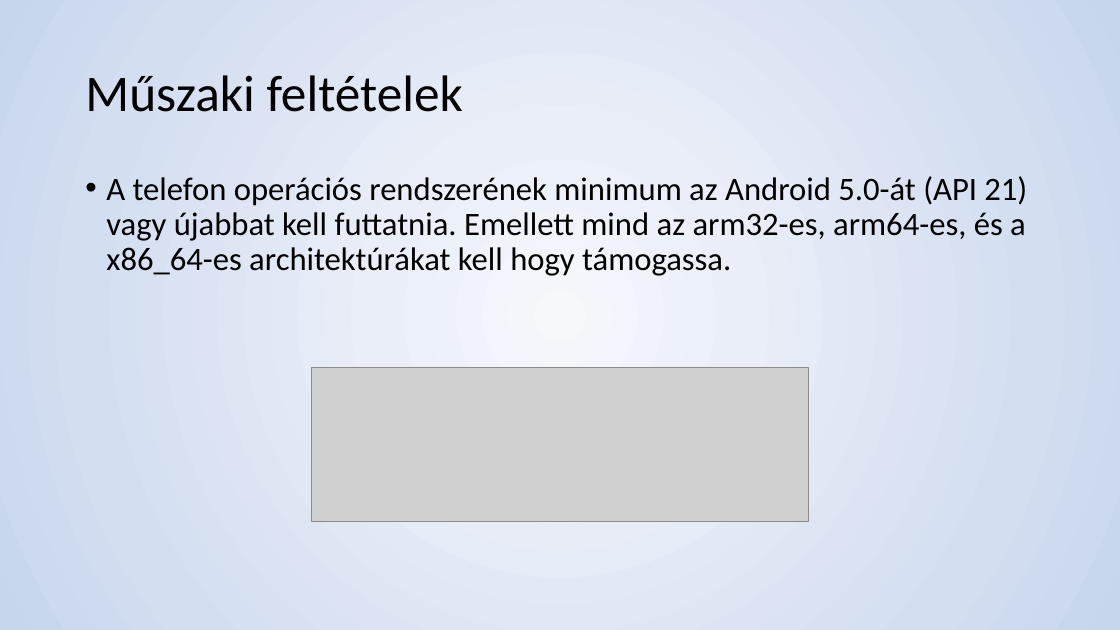
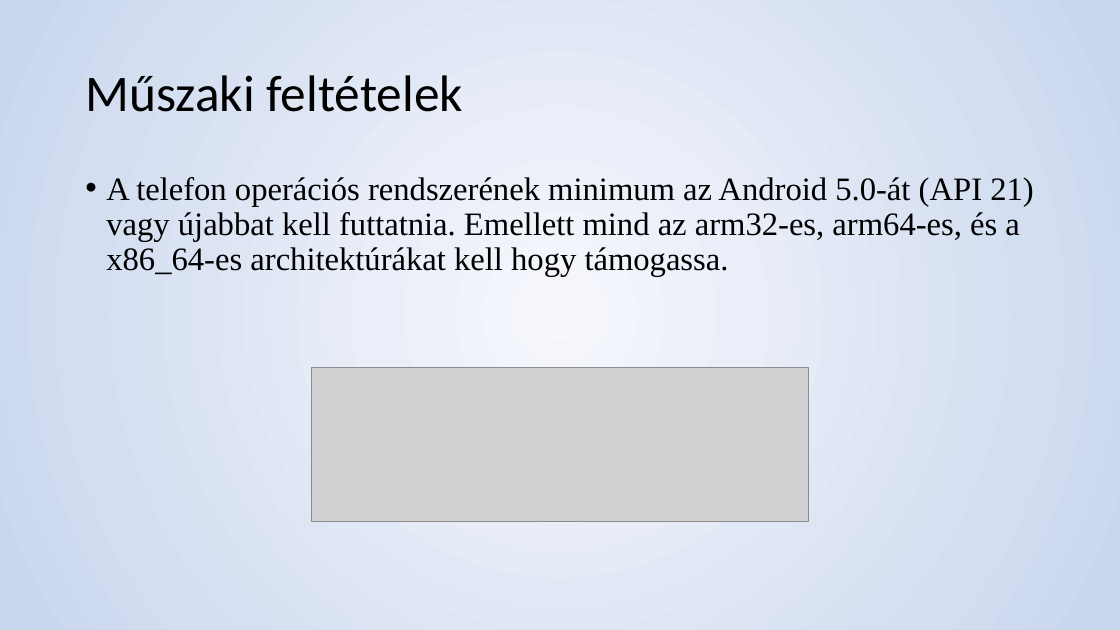
Before and after one commit to smolelevent/Messengeres-vizsgaremek, a slide deck: slide 3 of Chatex dokumentáció/presentation.pptx. Drawn at 1120x630 pixels with LibreOffice and Linux fonts; fonts in the diff are those of the drawing; grey boxes stand for pictures. Boxes give left, top, right and bottom in pixels: in the first picture for what was removed or moved away, otherwise in the second. Text is boxed around its words. In the diff, an @@ line names an element or a change of style, - is before the commit and + after.

```diff
--- a/Chatex dokumentáció/presentation.pptx
+++ b/Chatex dokumentáció/presentation.pptx
@@ text "A telefon operációs rendszerének minimum ..." at [106, 177, 1033, 277]: font Calibri to Times New Roman @@
```
Also in this commit, not shown: 6 other slides changed, 4 slides added, 1 other file.
